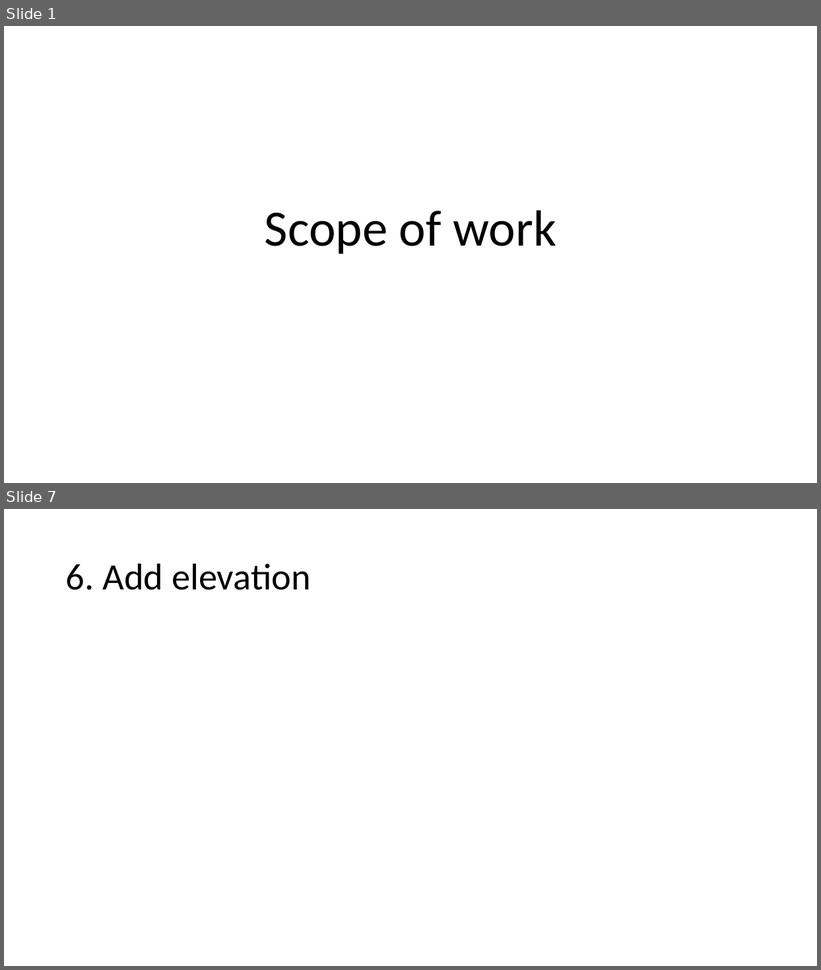
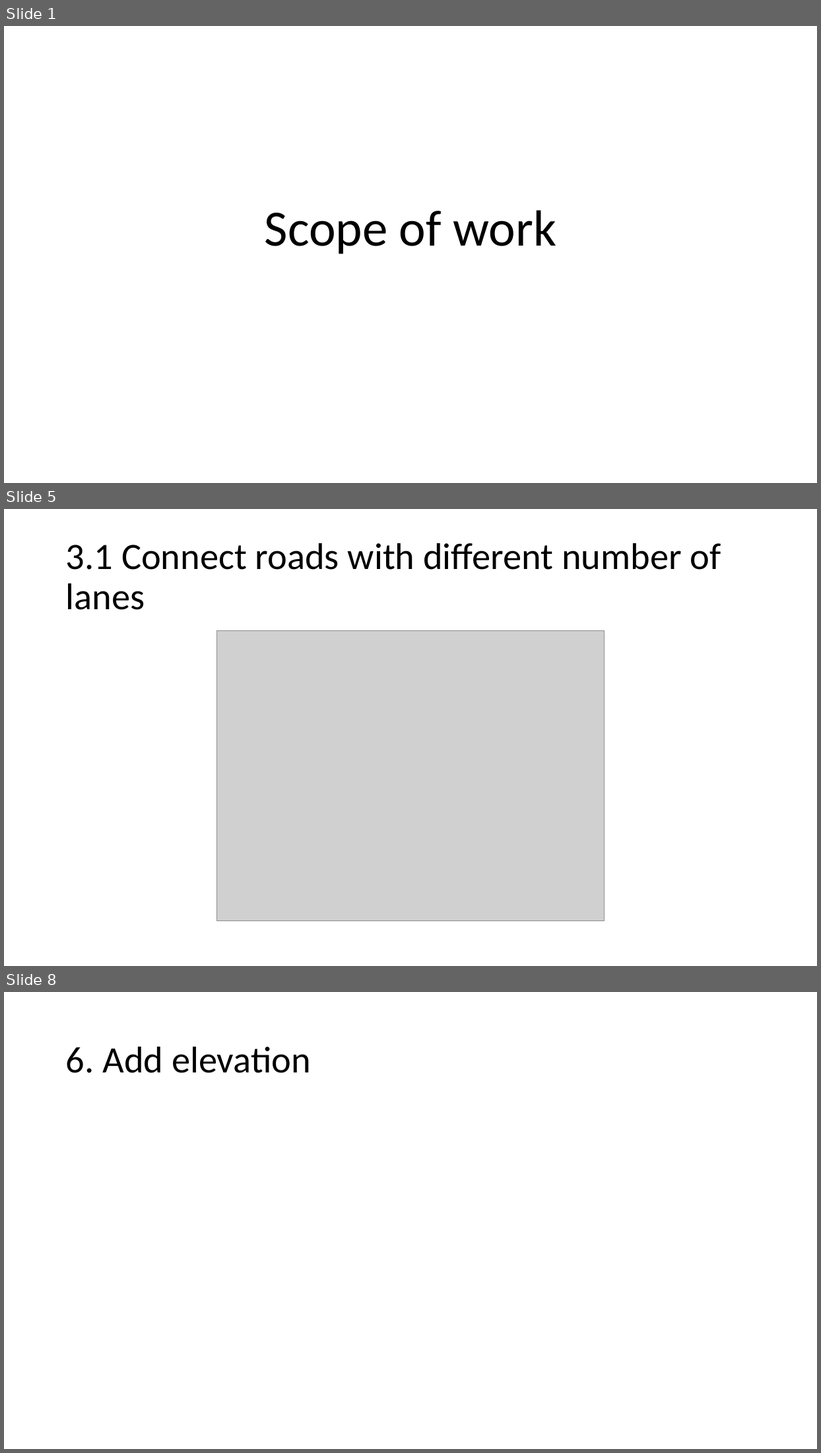
Before and after one commit to AugmentedDesignLab/junction-art, a slide deck: plan/challenges.pptx. Shown one above the other, each under a label of ours: slides 1 and 7 before the commit, slides 1, 5 and 8 after it; the slides between them are not shown. The pictures are 821x970 and 821x1453 pixels, drawn with LibreOffice and Linux fonts; fonts in the diff are those of the drawing; grey boxes stand for pictures. Boxes give left, top, right and bottom in pixels: in the first picture for what was removed or moved away, otherwise in the second. Text is boxed around its words. In the diff, an @@ line names an element or a change of style, - is before the commit and + after.

```diff
--- a/plan/challenges.pptx
+++ b/plan/challenges.pptx
@@ slide 5 added at bbox=[4, 509, 817, 966], background #FFFFFF @@
@@ title added at bbox=[66, 543, 721, 610], 44 pt, text #000000 @@
+3.1 Connect roads with different number of lanes
@@ picture added at bbox=[217, 631, 604, 921] @@
@@ what was slide 7 is now slide 8 @@
```
Also in this commit, not shown: 7 slides changed, 2 other slides added.
